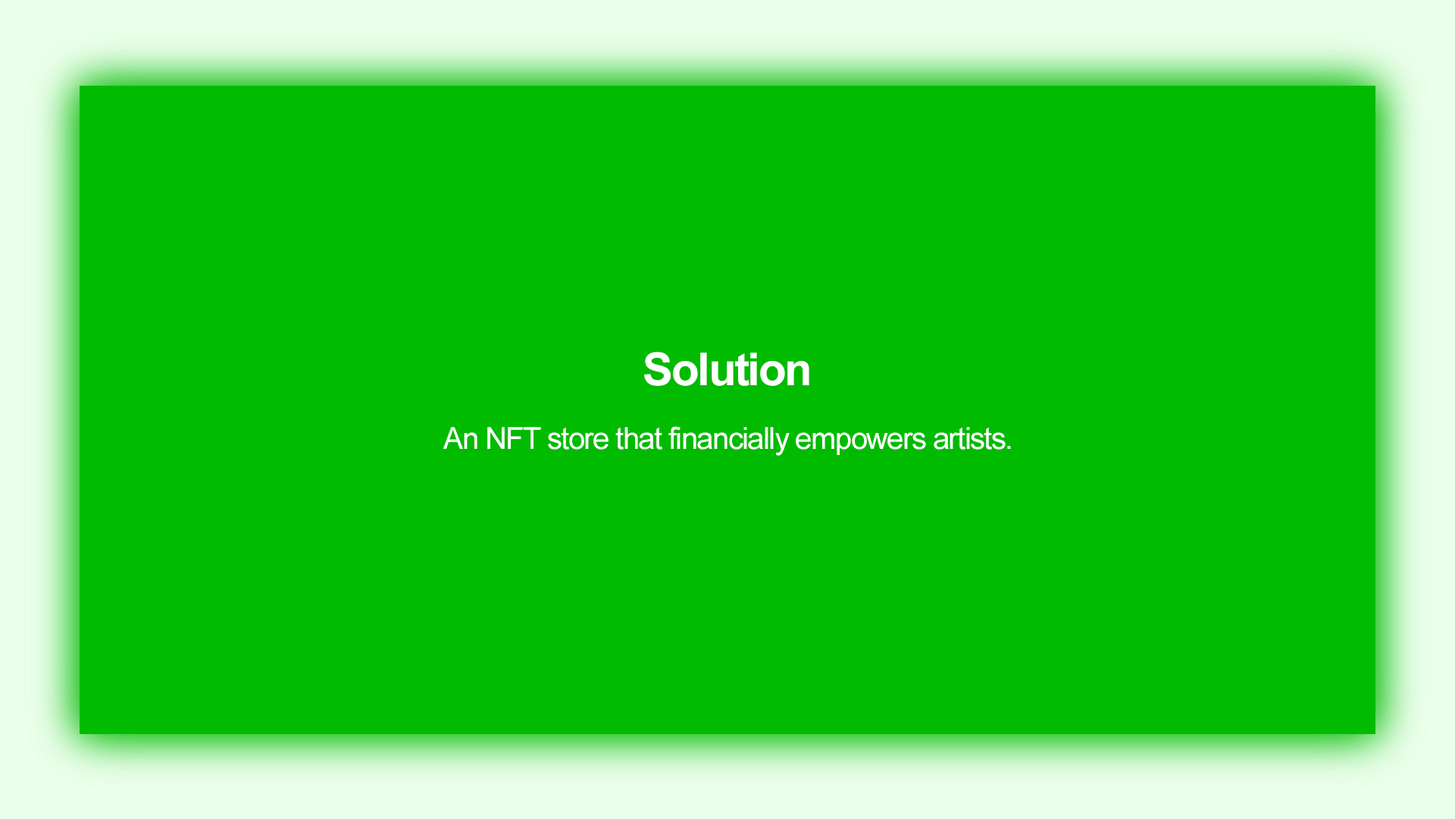
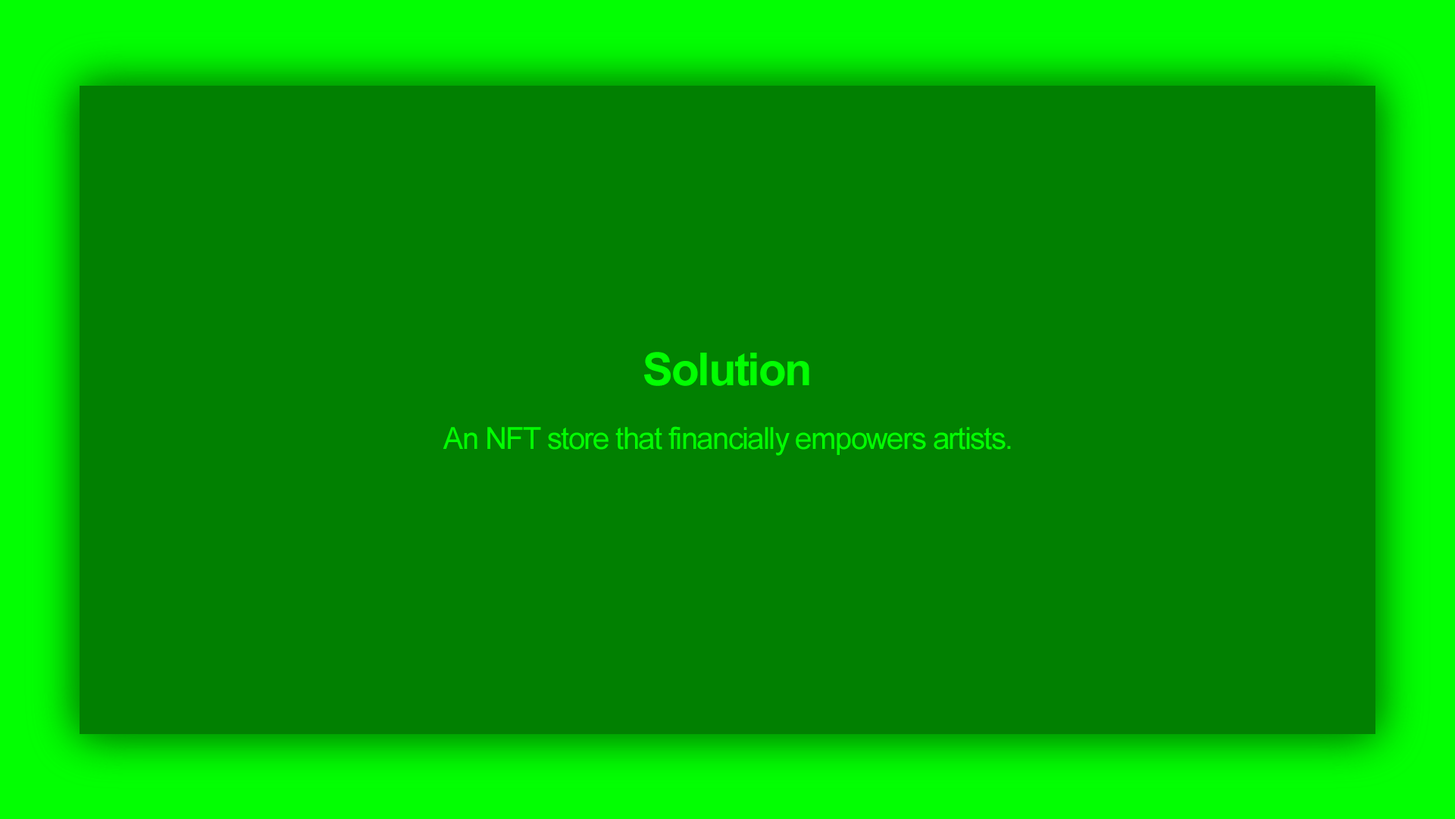
Comparing the layer stacks of the two 1455 × 819 images. Changes:
"An NFT store that financially empowers artists.": blend normal → overlay over [442, 425, 1012, 456]
"Solution": blend normal → overlay over [644, 351, 810, 386]
painted on "Rectangle 2" over [79, 85, 1376, 734]
painted on "Rectangle 2 copy 2" over [30, 36, 1426, 783]
painted on "Rectangle 2 copy" over [30, 36, 1426, 783]
painted on "Layer 0" over [0, 0, 1455, 819]
